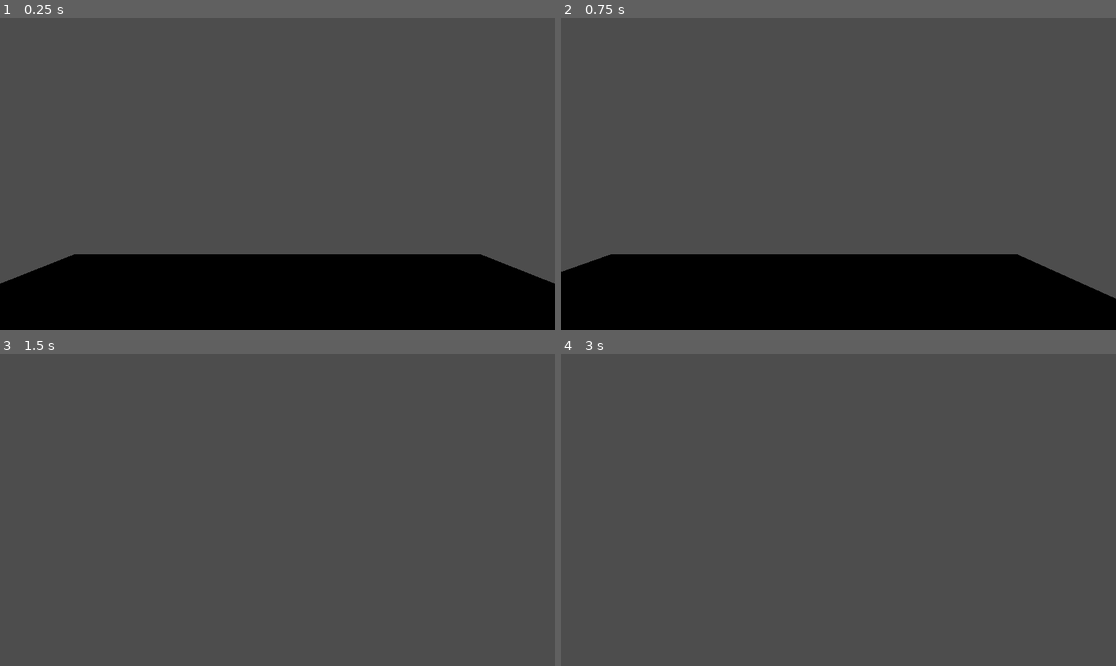
Above: before the commit, frames 1-4 (two rows, left to right).
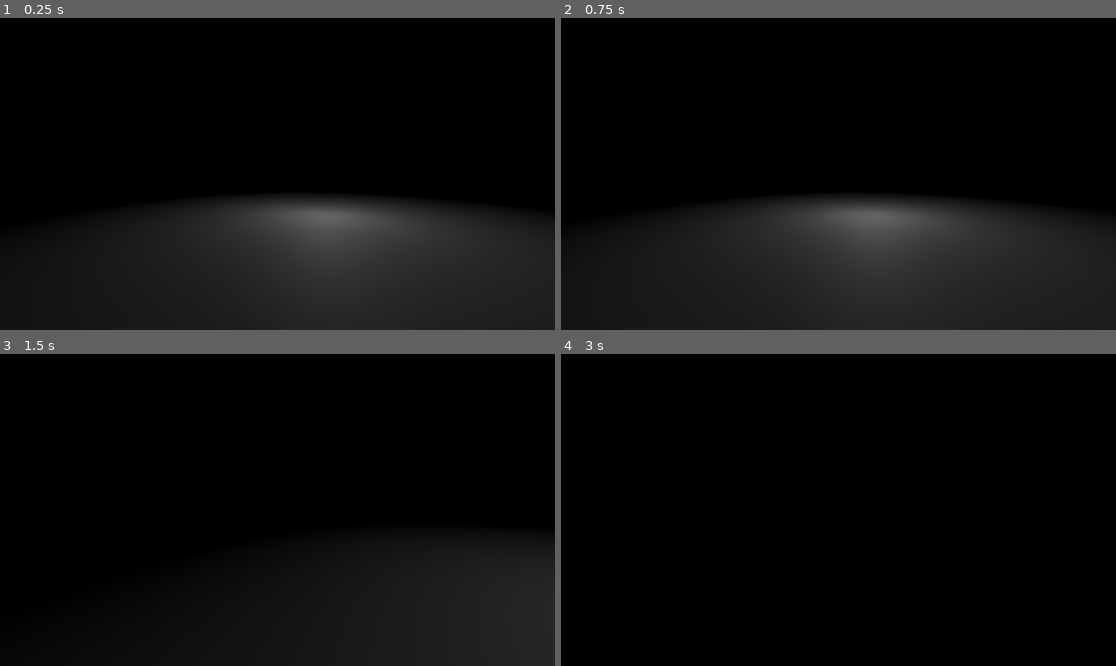
Above: after the commit, the same moments.

Repository: HedgeLizards/shelter
Game: Godot game, scene res://scenes/world.tscn
The game is run twice, just before and just after one commit, with the same random seed, the same clock (stepped at 60 frames per second) and the same inputs.
Inputs (mouse positions are in pixels of both pictures, inside the frame that each line leads up to):
- Up to frame 1 (0.25 s): no input
- Up to frame 2 (0.75 s): tap Enter at 0.5 s; move the mouse to (960, 158) at 0.52 s; hold D (right) from 0.53 s (still down); click (960, 158) at 0.6 s
- Up to frame 3 (1.5 s): move the mouse to (249, 510) at 1.27 s; release D (right) at 1.28 s; hold W (forwards) from 1.28 s (still down); tap Shift (sprint) at 1.35 s
- Up to frame 4 (3 s): keep holding W (forwards); tap Space (up) at 2 s; move the mouse to (849, 503) at 2.02 s; click (849, 503) at 2.1 s; tap Enter at 2.75 s; move the mouse to (832, 516) at 2.77 s; tap Shift (sprint) at 2.85 s

The runs differ from the first frame. In frame 1, 91% of the frame differs, in the area x 0-100%, y 0-100%; in frame 2, 92%; in frame 3, 100%; in frame 4, 100%.

Commit message:
darkness

Diff:
--- a/project.godot
+++ b/project.godot
@@ -67,3 +67,7 @@
 "events": [Object(InputEventMouseButton,"resource_local_to_scene":false,"resource_name":"","device":-1,"window_id":0,"a …(241 unchanged characters)…
 ]
 }
+
+[rendering]
+
+environment/defaults/default_clear_color=Color(0, 0, 0, 1)
--- a/scenes/world.tscn
+++ b/scenes/world.tscn
@@ -1,15 +1,20 @@
-[gd_scene load_steps=4 format=3 uid="uid://d0ybs7e25b728"]
+[gd_scene load_steps=5 format=3 uid="uid://d0ybs7e25b728"]
 
 [ext_resource type="Script" path="res://scripts/player.gd" id="1_v42xf"]
 
+[sub_resource type="Environment" id="Environment_qv4gl"]
+
 [sub_resource type="BoxMesh" id="BoxMesh_8icn6"]
-size = Vector3(10, 1, 10)
+size = Vector3(50, 1, 50)
 
 [sub_resource type="CapsuleShape3D" id="CapsuleShape3D_cylrf"]
 radius = 0.3
 height = 1.8
 
 [node name="World" type="Node3D"]
+
+[node name="WorldEnvironment" type="WorldEnvironment" parent="."]
+environment = SubResource("Environment_qv4gl")
 
 [node name="MeshInstance3D" type="MeshInstance3D" parent="."]
 mesh = SubResource("BoxMesh_8icn6")
@@ -28,4 +33,5 @@
 [node name="Camera3D" type="Camera3D" parent="Player/Head"]
 
 [node name="OmniLight3D" type="OmniLight3D" parent="."]
-transform = Transform3D(1, 0, 0, 0, 1, 0, 0, 0, 1, 3, 3, 6)
+transform = Transform3D(1, 0, 0, 0, 1, 0, 0, 0, 1, 2.25909, 3, -9.52054)
+omni_range = 15.0
